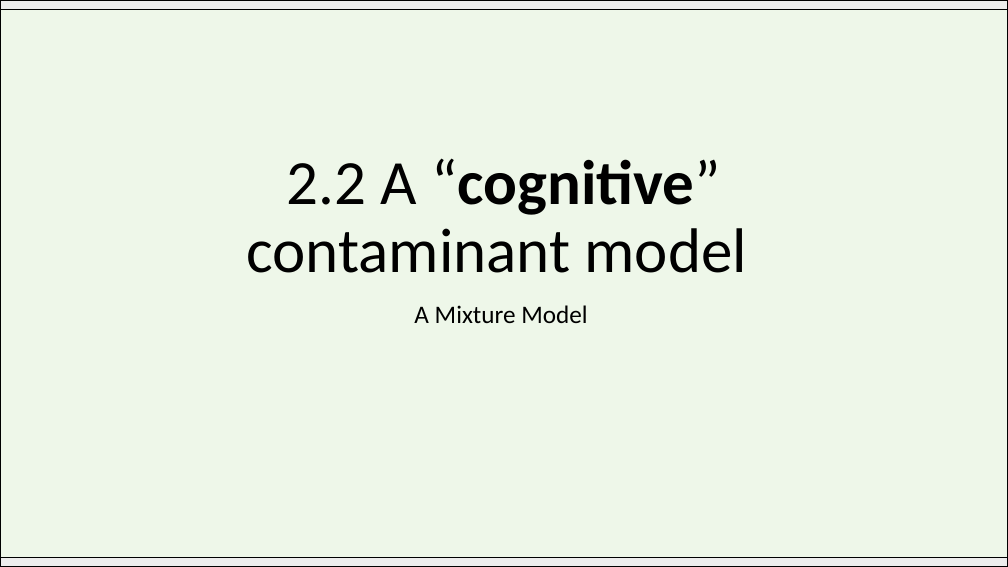
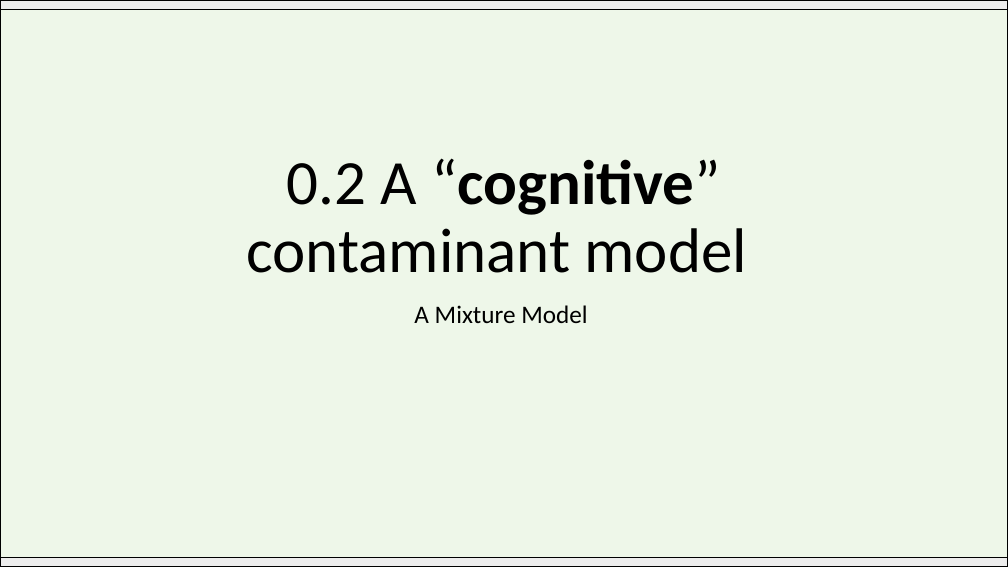
Before and after one commit to Adrifelcha/afchavez-019, a slide deck: slide 32 of MichaelLee/SDT Mirror Effect/Paper 1/BayesianSDTmodeling_Overview.pptx (slide 28 before the commit). Drawn at 1008x567 pixels with LibreOffice and Linux fonts; fonts in the diff are those of the drawing. Boxes give left, top, right and bottom in pixels: in the first picture for what was removed or moved away, otherwise in the second. Text is boxed around its words. In the diff, an @@ line names an element or a change of style, - is before the commit and + after.

```diff
--- a/MichaelLee/SDT Mirror Effect/Paper 1/BayesianSDTmodeling_Overview.pptx
+++ b/MichaelLee/SDT Mirror Effect/Paper 1/BayesianSDTmodeling_Overview.pptx
@@ title at (x1=247, y1=158, x2=747, y2=273): text changed @@
-2.2 A “cognitive” contaminant model
+0.2 A “cognitive” contaminant model
```
Also in this commit, not shown: 20 other slides changed, 32 slides added, 12 slides removed, 43 other files.
